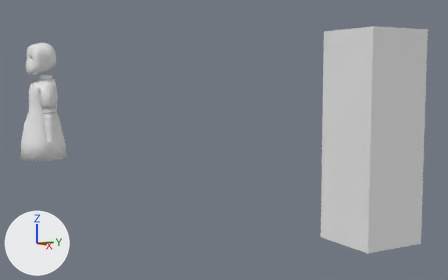
Renders of the Blender file Archivos Blender/doll.blend from each side of a commit.
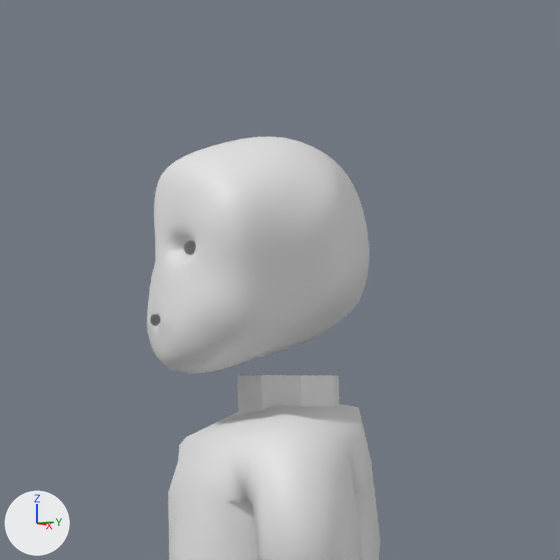
Each version is shown whole from a camera (50 mm lens) standing at (20.17, -4.93, 4.64) and looking at (3.8, 4.51, 2.8), then close up on the part from 1% to 18% of the width and 9% to 36% of the height. The lights are fixed; the arrows at lower left show +X, +Y and +Z.
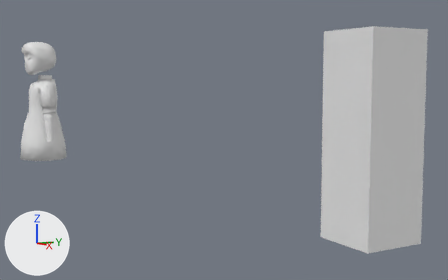
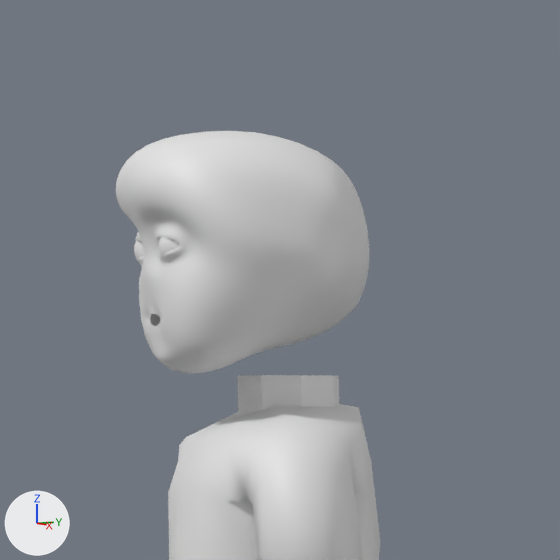
Commit message: modelando rostro de doll

Changed parts and their boxes [x1, y1, x2, y2] in the close-ups (560 x 560 px):
'Plane', reshaped (14% wider)
    before: [147, 136, 369, 373]
    after: [116, 131, 369, 373]
'Sphere', added
    after: [134, 237, 179, 265]
part 1 of me_plane, built on
    before: [147, 136, 344, 370]
    after: [116, 131, 343, 367]

Edits to the bpy script that builds the scene:
```text
Change me_plane:
    used by ob_plane; location = (-0.072, -0.006, 5.119); rotation_euler = (1.571, 0.0, 0.0), in degrees (90, 0, 0); scale = (0.0356, 0.0356, 0.0356)
    remove me_plane.from_pydata(...)  # 135 vertices, 113 faces; spans x 0.0..16.1, y -9.9..19.9, z -13.6..12.5
    add me_plane.from_pydata(...)  # 158 vertices, 135 faces; spans x 0.0..16.8, y -9.9..20.7, z -13.6..15.7
    me_plane part 1
    11 vertices are removed from x 0.0..10.4, y 4.4..18.8, z 1.6..9.4
    26 faces are deleted
    3 vertices in x 0.0..1.5, y -2.4..-1.1, z 12.2 move by (0.0, 0.0, 0.5)
    3 vertices in x 0.0..10.0, y -8.7..-6.4, z 2.0..2.6 move by (0.0, 1.4, -2.0)
    83 vertices move from x 0.0..16.1, y -8.2..19.9, z -11.0..12.5 to x 0.0..16.8, y -7.8..20.7, z -11.4..15.7
    34 vertices are added at x 0.0..11.2, y -6.0..19.0, z 9.7..14.8
    48 new faces join them
Add me_sphere_001:
    me_sphere_001.from_pydata(...)  # a UV sphere (16 segments, 8 rings, poles along z) spanning x -1.0..1.0, y -1.0..1.0, z -1.0..1.0
    me_sphere_001.polygons.foreach_set('use_smooth', [True] * 128)
Add ob_sphere:
    ob_sphere = bpy.data.objects.new('Sphere', me_sphere_001)
    ob_sphere.location = (0.163, -0.368, 5.31)
    ob_sphere.rotation_euler = (1.674, 0.0, 0.0)  # degrees (96, 0, 0)
    ob_sphere.scale = (0.0971, 0.0971, 0.0971)
    _m = ob_sphere.modifiers.new('Mirror', 'MIRROR')
    _m.mirror_object = ob_plane
```
